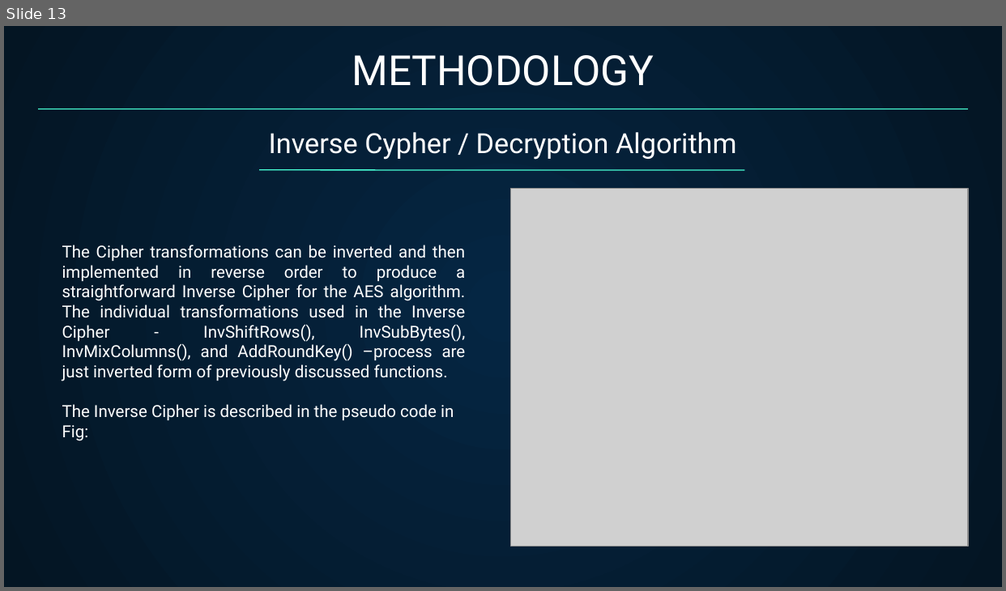
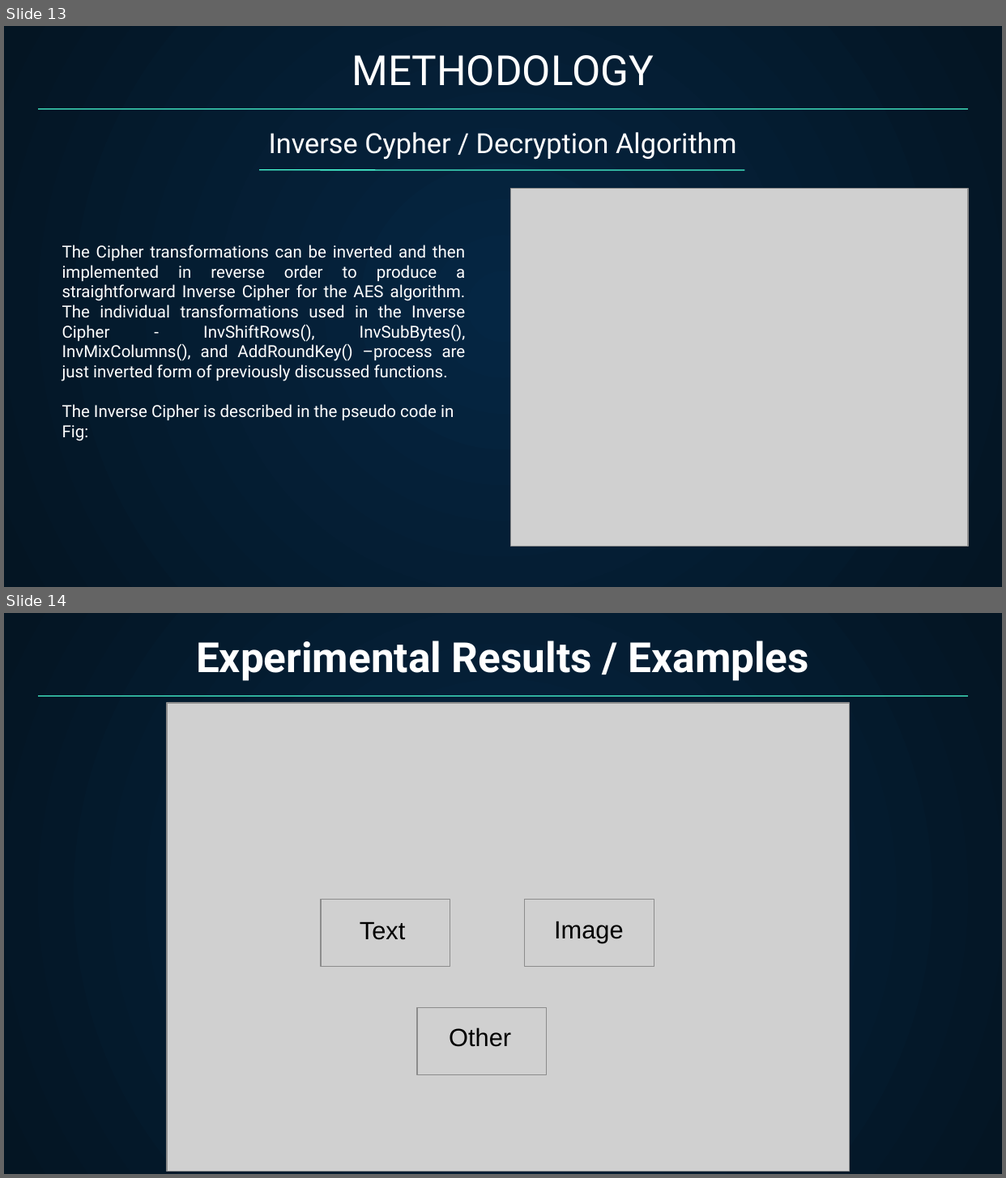
Before and after one commit to Tarequl-islam/Data-Encryption-using-AES, a slide deck: AES Project Presentation.pptx. Shown one above the other, each under a label of ours: slide 13 before the commit, slides 13 and 14 after it. The pictures are 1006x591 and 1006x1178 pixels, drawn with LibreOffice and Linux fonts; fonts in the diff are those of the drawing; grey boxes stand for pictures. Boxes give left, top, right and bottom in pixels: in the first picture for what was removed or moved away, otherwise in the second. Text is boxed around its words. In the diff, an @@ line names an element or a change of style, - is before the commit and + after.

```diff
--- a/AES Project Presentation.pptx
+++ b/AES Project Presentation.pptx
@@ slide 14 added at (x1=4, y1=613, x2=1002, y2=1174), background gradient #052643 to #041523 @@
@@ text added at (x1=196, y1=641, x2=809, y2=681), 30 pt, text #FFFFFF, bold @@
+Experimental Results / Examples
@@ freeform shape added at (x1=38, y1=696, x2=968, y2=696), outline #48FFD5 0.74 pt @@
@@ picture added at (x1=167, y1=703, x2=850, y2=1172) @@
@@ picture added at (x1=321, y1=900, x2=450, y2=966) @@
@@ picture added at (x1=525, y1=900, x2=654, y2=966) @@
@@ text added at (x1=360, y1=922, x2=405, y2=940), 18 pt, text #000000 @@
+Text
@@ text added at (x1=554, y1=922, x2=624, y2=943), 18 pt, text #000000 @@
+Image
@@ picture added at (x1=417, y1=1008, x2=547, y2=1075) @@
@@ text added at (x1=449, y1=1028, x2=511, y2=1047), 18 pt, text #000000 @@
+Other
```
Also in this commit, not shown: 6 slides changed.
